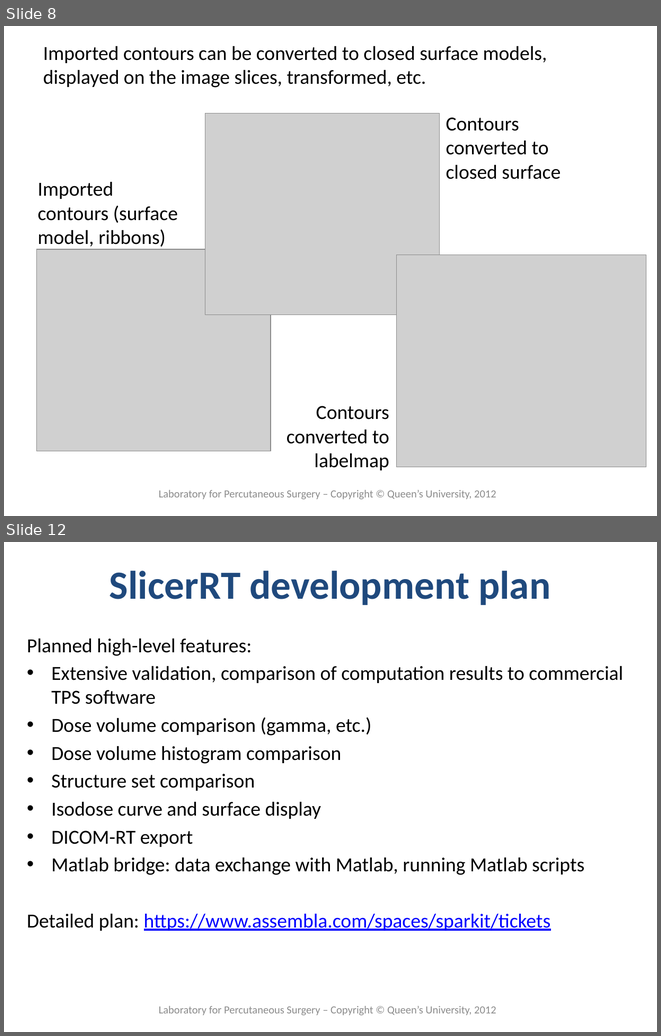
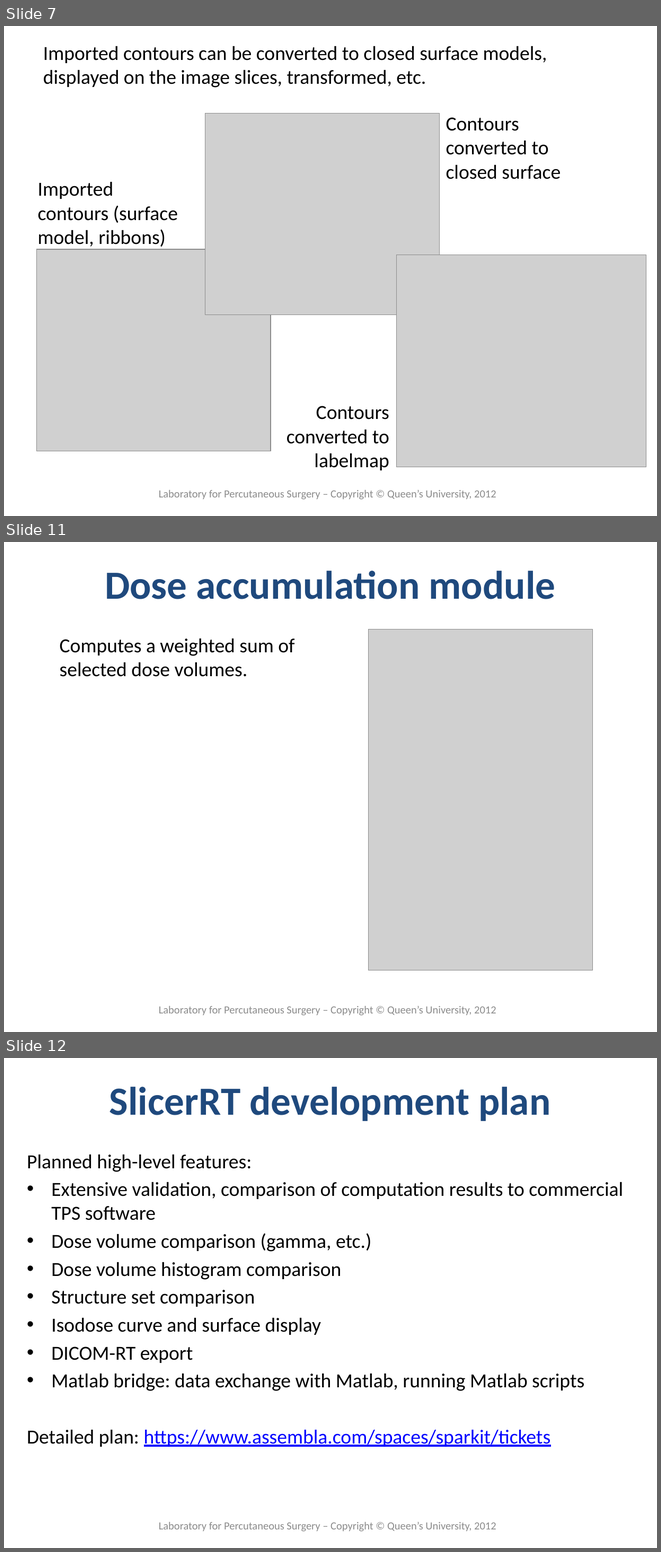
Before and after one commit to SlicerRt/SlicerRtDoc, a slide deck: overview/SlicerRtOverview.pptx. Shown one above the other, each under a label of ours: slides 8 and 12 before the commit, slides 7, 11 and 12 after it; the slides between them are not shown. The pictures are 661x1036 and 661x1552 pixels, drawn with LibreOffice and Linux fonts; fonts in the diff are those of the drawing; grey boxes stand for pictures; background and template pictures are left out. Boxes give left, top, right and bottom in pixels: in the first picture for what was removed or moved away, otherwise in the second. Text is boxed around its words. In the diff, an @@ line names an element or a change of style, - is before the commit and + after.

```diff
--- a/overview/SlicerRtOverview.pptx
+++ b/overview/SlicerRtOverview.pptx
@@ slide 11 added at [4,542,657,1032], background #FFFFFF @@
@@ title added at [105,571,556,599], 44 pt, text #1F497D, bold @@
+Dose accumulation module
@@ picture added at [368,629,592,970] @@
@@ text added at [60,638,294,677], 22 pt, text #000000 @@
+Computes a weighted sum of selected dose volumes.
@@ text added at [159,1006,496,1015], 12 pt, text #8C8C8C @@
+Laboratory for Percutaneous Surgery – Copyright © Queen’s University, 2012
@@ what was slide 8 is now slide 7 @@
```
Also in this commit, not shown: 5 slides changed, 2 other slides added.
